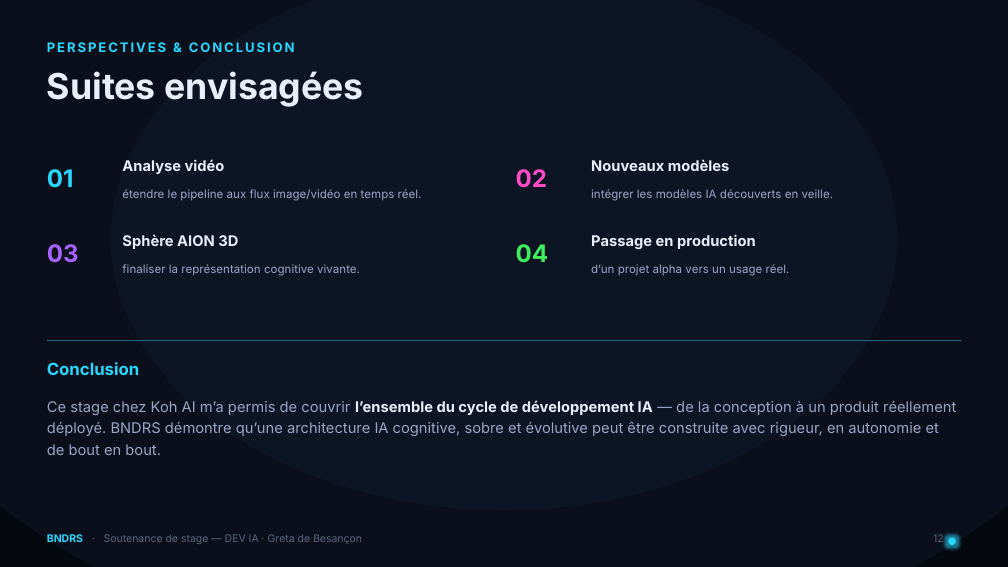
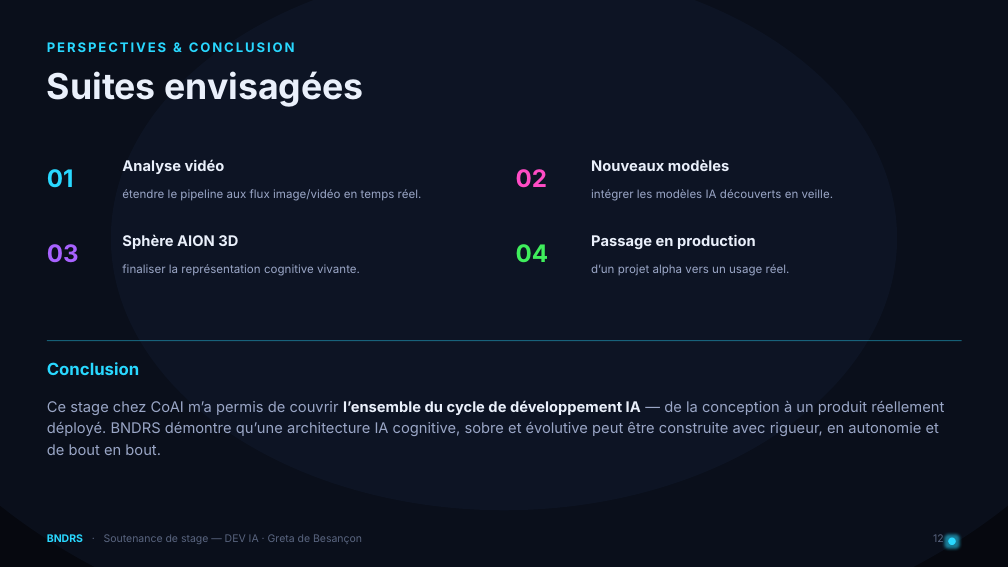
Before and after one commit to Dev-IA-P5-2027/stephane.holtzmann, a slide deck: slide 12 of Stage/BnDrS_Soutenance_stage.pptx. Drawn at 1008x567 pixels with LibreOffice and Linux fonts; fonts in the diff are those of the drawing. Boxes give left, top, right and bottom in pixels: in the first picture for what was removed or moved away, otherwise in the second. Text is boxed around its words. In the diff, an @@ line names an element or a change of style, - is before the commit and + after.

Commit message:
Correction noms presentation stage (CoAI, Ilias Baadji)

```diff
--- a/Stage/BnDrS_Soutenance_stage.pptx
+++ b/Stage/BnDrS_Soutenance_stage.pptx
@@ text at box(47, 400, 944, 455): text changed @@
-Ce stage chez Koh AI m’a permis de couvrir l’ensemble du cycle de développement IA — de la conception à un produit réellement déployé. BNDRS démontre qu’une architecture IA cognitive, sobre et évolutive peut être construite avec rigueur, en autonomie et de bout en bout.
+Ce stage chez CoAI m’a permis de couvrir l’ensemble du cycle de développement IA — de la conception à un produit réellement déployé. BNDRS démontre qu’une architecture IA cognitive, sobre et évolutive peut être construite avec rigueur, en autonomie et de bout en bout.
```
Also in this commit, not shown: 4 other slides changed.
